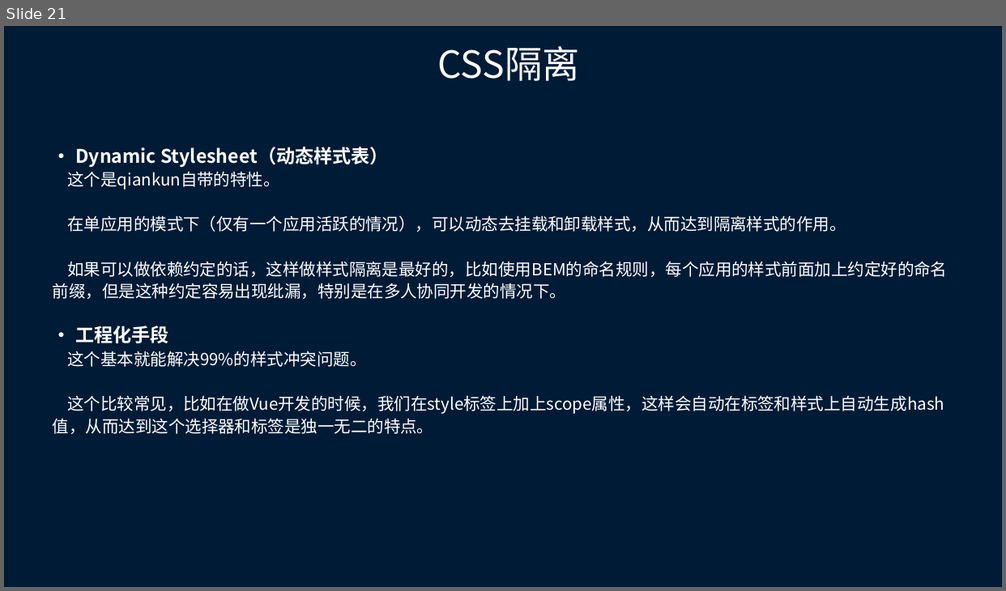
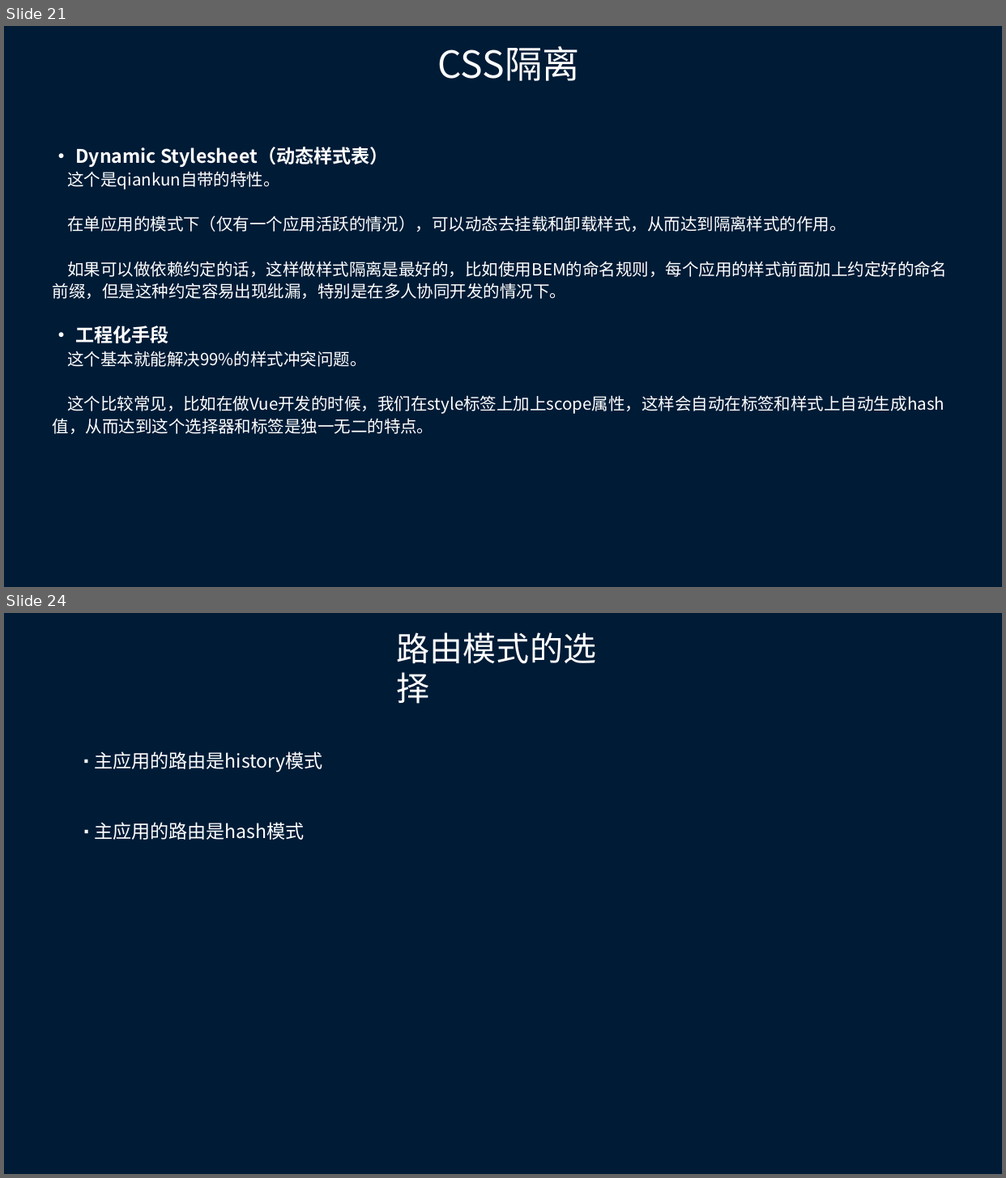
Before and after one commit to cookiepool/summary, a slide deck: 微前端.pptx. Shown one above the other, each under a label of ours: slide 21 before the commit, slides 21 and 24 after it; the slides between them are not shown. The pictures are 1006x591 and 1006x1178 pixels, drawn with LibreOffice and Linux fonts; fonts in the diff are those of the drawing. Boxes give left, top, right and bottom in pixels: in the first picture for what was removed or moved away, otherwise in the second. Text is boxed around its words. In the diff, an @@ line names an element or a change of style, - is before the commit and + after.

```diff
--- a/微前端.pptx
+++ b/微前端.pptx
@@ slide 24 added at (4, 613, 1002, 1174), background #001B36 @@
@@ text added at (397, 632, 596, 704), 32 pt, text #FFFFFF @@
+路由模式的选择
@@ text added at (94, 752, 323, 772), 18 pt, text #FFFFFF @@
+∙ 主应用的路由是history模式
@@ text added at (94, 822, 305, 840), 18 pt, text #FFFFFF @@
+∙ 主应用的路由是hash模式
```
Also in this commit, not shown: 1 slide changed, 2 other slides added, 1 slide removed.
